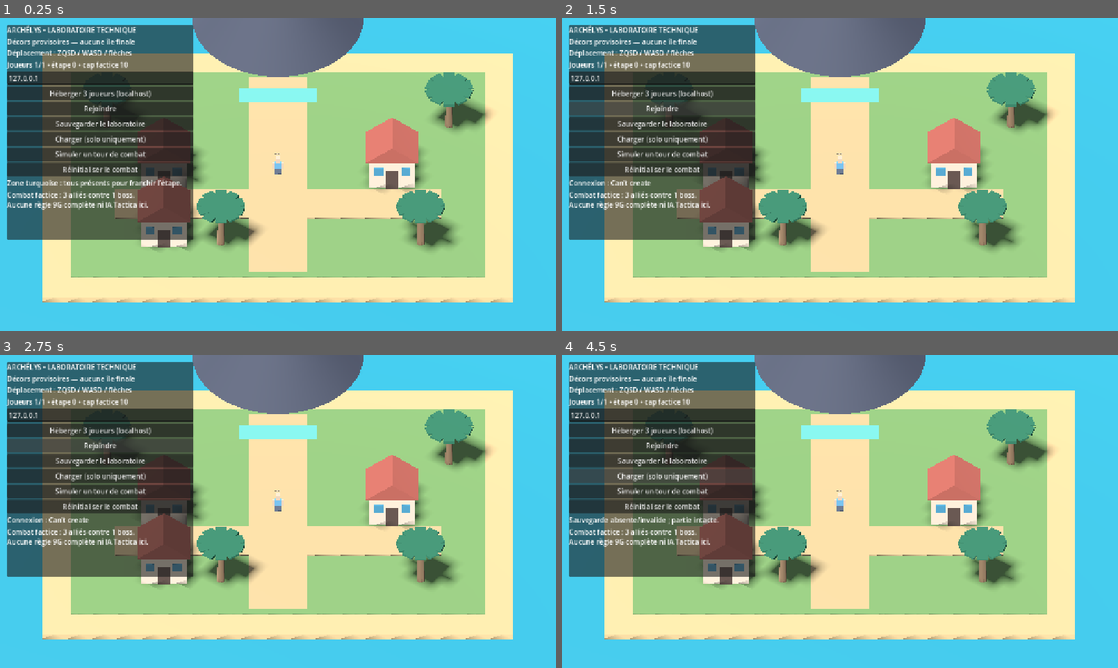
Above: before the commit, frames 1-4 (two rows, left to right).
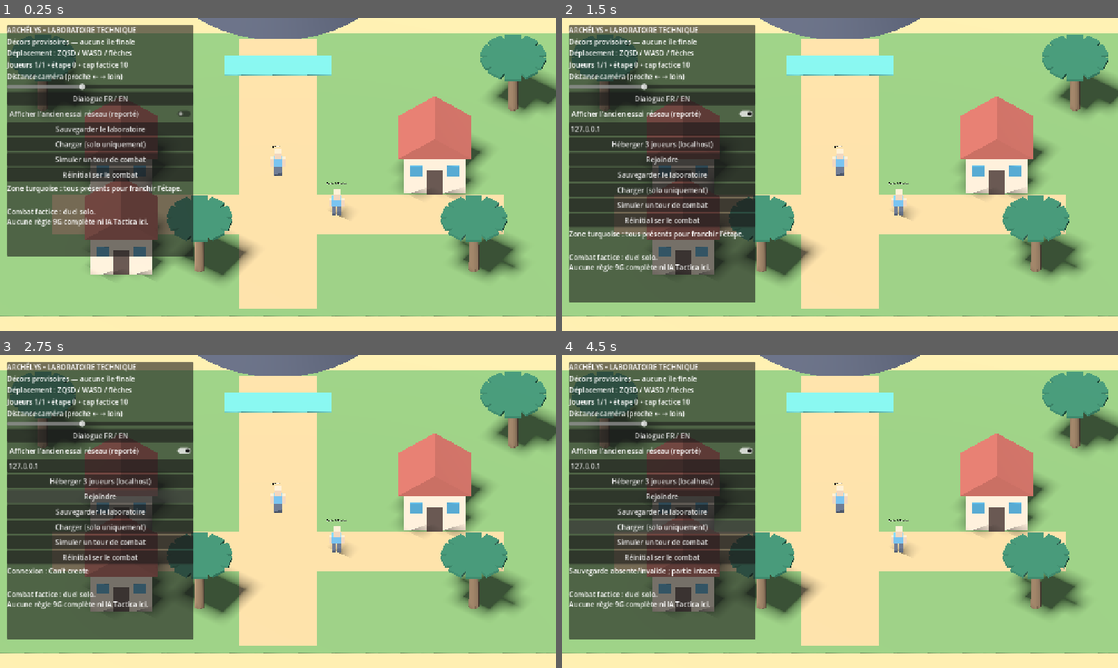
Above: after the commit, the same moments.

Repository: DyHyugal/pokemon-archelys
Game: Godot game, scene res://main.tscn
Same seed, same stepped clock (60 frames per second), same inputs: the game is played once before the commit and once after it.
Inputs (mouse positions are in pixels of both pictures, inside the frame that each line leads up to):
- Up to frame 1 (0.25 s): no input
- Up to frame 2 (1.5 s): click (662, 99) at 0.5 s, where only the run after the commit has a clickable "Dialogue FR / EN"; click (662, 108) at 1.25 s, where only the run before the commit has a clickable "Rejoindre"
- Up to frame 3 (2.75 s): click "Rejoindre" at 2 s
- Up to frame 4 (4.5 s): click "Simuler un tour de combat" at 2.75 s; click "Réinitialiser le combat" at 3.5 s; click "Charger (solo uniquement)" at 4.25 s

The runs differ from the first frame. In frame 1, 71% of the frame differs, in the area x 0-100%, y 0-100%; in frame 2, 72%; in frame 3, 73%; in frame 4, 73%.

Commit message:
Prioritize solo development and add closer camera with manual NPC dialogue

Diff:
--- /dev/null
+++ b/game/data/dialogues/laboratory_guide.json
@@ -0,0 +1,18 @@
+{
+  "fr": {
+    "speaker": "Guide du laboratoire",
+    "lines": [
+      "Bienvenue ! Cette zone sert à tester les systèmes, pas le scénario final d’Archélys.",
+      "Le personnage s’arrête pendant la conversation. Chaque phrase attend une nouvelle pression sur A, E ou Entrée.",
+      "La caméra suit maintenant ton personnage. Tu peux ajuster sa distance dans le panneau de test. Bonne exploration !"
+    ]
+  },
+  "en": {
+    "speaker": "Laboratory guide",
+    "lines": [
+      "Welcome! This area tests game systems, not the final Archélys story.",
+      "Movement pauses during conversations. Each line waits for a new press of A, E or Enter.",
+      "The camera now follows your character. Adjust its distance in the test panel. Enjoy exploring!"
+    ]
+  }
+}
--- /dev/null
+++ b/game/scripts/domain/dialogue.gd
@@ -0,0 +1,34 @@
+class_name DialogueModel
+extends RefCounted
+
+# Presentation-independent manual dialogue; no timers or story decisions.
+var lines: Array[String] = []
+var speaker: String = ""
+var index: int = 0
+var active: bool = false
+
+func begin(record: Dictionary, locale: String) -> bool:
+	var localized: Variant = record.get(locale, record.get("fr", {}))
+	if not localized is Dictionary:
+		return false
+	var content: Variant = localized.get("lines", [])
+	if not content is Array or content.is_empty():
+		return false
+	for line: Variant in content:
+		if not line is String or line.is_empty():
+			return false
+	lines.assign(content)
+	speaker = str(localized.get("speaker", ""))
+	index = 0
+	active = true
+	return true
+
+func current_line() -> String:
+	return lines[index] if active else ""
+
+func advance() -> void:
+	if not active:
+		return
+	index += 1
+	if index >= lines.size():
+		active = false
--- a/game/scripts/world/laboratory.gd
+++ b/game/scripts/world/laboratory.gd
@@ -2,6 +2,17 @@
 
 const World = preload("res://scripts/domain/world_rules.gd")
 const Store = preload("res://scripts/services/save_store.gd")
+const Dialogue = preload("res://scripts/domain/dialogue.gd")
+const GUIDE_POSITION := Vector3(3, 0, 3)
+const CAMERA_OFFSET := Vector3(0, 17, 18)
+var dialogue := Dialogue.new()
+var dialogue_record: Dictionary = {}
+var dialogue_panel: PanelContainer
+var dialogue_text: Label
+var dialogue_speaker: Label
+var interaction_hint: Label
+var locale: String = "fr"
+
 const Battle = preload("res://scripts/domain/battle.gd")
 var avatars: Dictionary = {}
 var camera: Camera3D
@@ -16,6 +27,7 @@
 	_build_world()
 	_build_ui()
 	_start_battle()
+	dialogue_record = JSON.parse_string(FileAccess.get_file_as_string("res://data/dialogues/laboratory_guide.json"))
 	for arg: String in OS.get_cmdline_user_args():
 		if arg.begins_with("--capture="):
 			capture_frame.call_deferred(arg.trim_prefix("--capture="))
@@ -87,11 +99,20 @@
 	_box(Vector3(5.5,0.07,1.4),Vector3(0,0.08,-8.0),Color("74cabc"))
 	camera = Camera3D.new()
 	camera.projection=Camera3D.PROJECTION_ORTHOGONAL
-	camera.size=22.0
-	camera.position=Vector3(0,17,18)
+	camera.size=16.0
+	camera.position=CAMERA_OFFSET
 	add_child(camera)
 	camera.look_at(Vector3.ZERO)
 	camera.current=true
+	var guide: Node3D = load("res://assets/prototypes/mannequin.glb").instantiate()
+	guide.position = GUIDE_POSITION
+	add_child(guide)
+	var label := Label3D.new()
+	label.text = "Guide • PNJ de test"
+	label.position.y = 2.2
+	label.font_size = 28
+	label.pixel_size = 0.004
+	guide.add_child(label)
 
 func _build_ui() -> void:
 	var layer:=CanvasLayer.new();add_child(layer)
@@ -100,15 +121,28 @@
 	var title:=Label.new();title.text="ARCHÉLYS • LABORATOIRE TECHNIQUE";stack.add_child(title)
 	var note:=Label.new();note.text="Décors provisoires — aucune île finale\nDéplacement : ZQSD / WASD / flèches";stack.add_child(note)
 	status=Label.new();stack.add_child(status)
-	address=LineEdit.new();address.text="127.0.0.1";address.placeholder_text="Adresse de l’hôte";stack.add_child(address)
-	_button(stack,"Héberger 3 joueurs (localhost)",func():
+	var camera_label := Label.new();camera_label.text="Distance caméra (proche ← → loin)";stack.add_child(camera_label)
+	var zoom := HSlider.new();zoom.min_value=12;zoom.max_value=22;zoom.step=0.5;zoom.value=camera.size;stack.add_child(zoom)
+	zoom.value_changed.connect(func(value: float):camera.size=value)
+	_button(stack,"Dialogue FR / EN",func():locale="en" if locale=="fr" else "fr")
+	var network_toggle := CheckButton.new();network_toggle.text="Afficher l’ancien essai réseau (reporté)";stack.add_child(network_toggle)
+	var network_tools := VBoxContainer.new();network_tools.visible=false;stack.add_child(network_tools)
+	network_toggle.toggled.connect(func(enabled: bool):network_tools.visible=enabled)
+	address=LineEdit.new();address.text="127.0.0.1";address.placeholder_text="Adresse de l’hôte";network_tools.add_child(address)
+	_button(network_tools,"Héberger 3 joueurs (localhost)",func():
 		message.text="Serveur : %s" % error_string(Session.host(3)))
-	_button(stack,"Rejoindre",func():message.text="Connexion : %s" % error_string(Session.join(address.text)))
+	_button(network_tools,"Rejoindre",func():message.text="Connexion : %s" % error_string(Session.join(address.text)))
 	_button(stack,"Sauvegarder le laboratoire",_save)
 	_button(stack,"Charger (solo uniquement)",_load)
 	_button(stack,"Simuler un tour de combat",_turn)
 	_button(stack,"Réinitialiser le combat",_start_battle)
 	message=Label.new();message.text="Zone turquoise : tous présents pour franchir l’étape.";stack.add_child(message)
+	interaction_hint=Label.new();stack.add_child(interaction_hint)
+	dialogue_panel=PanelContainer.new();dialogue_panel.position=Vector2(460,510);dialogue_panel.custom_minimum_size=Vector2(800,190);dialogue_panel.visible=false;layer.add_child(dialogue_panel)
+	var conversation := VBoxContainer.new();dialogue_panel.add_child(conversation)
+	dialogue_speaker=Label.new();conversation.add_child(dialogue_speaker)
+	dialogue_text=Label.new();dialogue_text.autowrap_mode=TextServer.AUTOWRAP_WORD_SMART;dialogue_text.custom_minimum_size=Vector2(780,90);conversation.add_child(dialogue_text)
+	var next_hint := Label.new();next_hint.text="A / E / Entrée • phrase suivante / next line";conversation.add_child(next_hint)
 	log_box=RichTextLabel.new();log_box.custom_minimum_size=Vector2(430,115);stack.add_child(log_box)
 
 func _button(parent: Node, text: String, action: Callable) -> void:
@@ -130,17 +164,44 @@
 func _start_battle() -> void:
 	battle.begin({
 		"J1":{"side":0,"hp":100,"speed":55,"power":18},
-		"J2":{"side":0,"hp":100,"speed":45,"power":18},
-		"J3":{"side":0,"hp":100,"speed":35,"power":18},
-		"Boss":{"side":1,"hp":240,"speed":40,"power":25}},true)
-	if log_box:log_box.text="Combat factice : 3 alliés contre 1 boss.\nAucune règle 9G complète ni IA Tactica ici."
+		"Boss":{"side":1,"hp":100,"speed":40,"power":25}},false)
+	if log_box:log_box.text="Combat factice : duel solo.\nAucune règle 9G complète ni IA Tactica ici."
 
 func _turn() -> void:
 	var actions:Array=[]
-	for actor:String in ["J1","J2","J3"]:actions.append({"actor":actor,"target":"Boss"})
+	for actor:String in ["J1"]:actions.append({"actor":actor,"target":"Boss"})
 	actions.append({"actor":"Boss","target":"J1"})
 	var events:=battle.resolve(actions)
 	log_box.text="Tour %d\n%s\nPV boss : %d" % [battle.turn_index,"\n".join(events),battle.units.Boss.hp]
+
+func _local_position() -> Vector3:
+	var id := str(multiplayer.get_unique_id())
+	var players: Dictionary = Session.latest.get("players", {})
+	var record: Dictionary = players.get(int(id), players.get(id, {}))
+	var pos: Array = record.get("position", [0,0,0])
+	return Vector3(float(pos[0]), 0, float(pos[2]))
+
+func _input(event: InputEvent) -> void:
+	# Active conversations consume confirmation before any previously focused button.
+	if dialogue.active:
+		_unhandled_key_input(event)
+
+func _unhandled_key_input(event: InputEvent) -> void:
+	if not event is InputEventKey or not event.pressed or event.echo:
+		return
+	if event.keycode not in [KEY_A, KEY_E, KEY_ENTER]:
+		return
+	if dialogue.active:
+		dialogue.advance()
+	elif _local_position().distance_to(GUIDE_POSITION) <= 2.2:
+		dialogue.begin(dialogue_record, locale)
+	else:
+		return
+	Session.submit_axis(Vector2.ZERO)
+	dialogue_panel.visible = dialogue.active
+	dialogue_speaker.text = dialogue.speaker
+	dialogue_text.text = dialogue.current_line()
+	get_viewport().set_input_as_handled()
 
 func _process(_delta: float) -> void:
 	var value: Dictionary=Session.latest
@@ -184,6 +245,10 @@
 	if Input.is_physical_key_pressed(KEY_D) or Input.is_physical_key_pressed(KEY_RIGHT):axis.x+=1
 	if Input.is_physical_key_pressed(KEY_W) or Input.is_physical_key_pressed(KEY_Z) or Input.is_physical_key_pressed(KEY_UP):axis.y-=1
 	if Input.is_physical_key_pressed(KEY_S) or Input.is_physical_key_pressed(KEY_DOWN):axis.y+=1
-	if get_viewport().gui_get_focus_owner() is LineEdit:axis=Vector2.ZERO
+	if dialogue.active or get_viewport().gui_get_focus_owner() is LineEdit:axis=Vector2.ZERO
+	var focus := _local_position()
+	camera.position = focus + CAMERA_OFFSET
+	camera.look_at(focus)
+	interaction_hint.text = ("A / E / Entrée : parler au guide" if locale=="fr" else "A / E / Enter: talk to the guide") if focus.distance_to(GUIDE_POSITION)<=2.2 and not dialogue.active else ""
 	Session.submit_axis(axis)
 	status.text="Joueurs %d/%d • étape %d • cap factice %d" % [players.size(),value.get("participants",1),value.get("progress",0),value.get("level_cap",10)]
--- /dev/null
+++ b/game/tests/dialogue_tests.gd
@@ -0,0 +1,22 @@
+extends SceneTree
+const Dialogue = preload("res://scripts/domain/dialogue.gd")
+var checks: int = 0
+var failures: int = 0
+func check(condition: bool, label: String) -> void:
+	checks += 1
+	if not condition:
+		failures += 1
+		push_error(label)
+func _initialize() -> void:
+	var record: Dictionary = JSON.parse_string(FileAccess.get_file_as_string("res://data/dialogues/laboratory_guide.json"))
+	var model := Dialogue.new()
+	check(model.begin(record,"fr") and model.current_line().begins_with("Bienvenue"), "French resource missing")
+	model.advance()
+	check(model.active and model.index == 1, "A single advance must show exactly the next line")
+	model.advance();model.advance()
+	check(not model.active and model.current_line().is_empty(), "Last advance must close")
+	check(model.begin(record,"en") and model.current_line().begins_with("Welcome"), "English resource missing")
+	check(model.begin(record,"unknown") and model.current_line().begins_with("Bienvenue"), "Unknown locale must fall back to French")
+	check(not model.begin({"fr":{"lines":[42]}},"fr") and model.current_line().begins_with("Bienvenue"), "Invalid record must preserve active dialogue")
+	print("DIALOGUE TESTS: %d checks, %d failures" % [checks,failures])
+	quit(1 if failures else 0)
--- a/game/tests/scene_smoke.gd
+++ b/game/tests/scene_smoke.gd
@@ -10,13 +10,43 @@
 	if world.avatars.size()!=1:
 		push_error("Scene failed to instantiate avatar");quit(1);return
 	var input:=InputEventKey.new();input.physical_keycode=KEY_D;input.pressed=true
-	Input.parse_input_event(input)
+	Input.parse_input_event(input.duplicate())
 	for step:int in range(20):await physics_frame
-	input.pressed=false;Input.parse_input_event(input)
+	input.pressed=false;Input.parse_input_event(input.duplicate())
 	if float(session.campaign.players[1].position[0]) <= 0.2:
 		push_error("Movement input did not reach authoritative simulation");quit(1);return
+	if world.camera.size != 16.0 or world.camera.position.distance_to(world._local_position()+world.CAMERA_OFFSET)>0.01:
+		push_error("Closer camera did not follow the player");quit(1);return
+	var distant:=InputEventKey.new();distant.keycode=KEY_E;distant.pressed=true
+	root.push_input(distant,true)
+	if world.dialogue.active:
+		push_error("NPC opened dialogue outside interaction range");quit(1);return
+	session.campaign.players[1].position=[3.0,0.0,2.0]
+	for step:int in range(3):await physics_frame
+	var interact:=InputEventKey.new();interact.keycode=KEY_E;interact.physical_keycode=KEY_E;interact.pressed=true
+	root.push_input(interact.duplicate(),true)
+	await process_frame
+	interact.pressed=false;root.push_input(interact.duplicate(),true)
+	if not world.dialogue.active or not world.dialogue_panel.visible:
+		push_error("Nearby NPC did not open dialogue from input");quit(1);return
+	var held: InputEventKey=interact.duplicate();held.pressed=true;held.echo=true
+	root.push_input(held,true)
+	if world.dialogue.index!=0:
+		push_error("Held key skipped a dialogue line");quit(1);return
+	var stopped: Array=session.campaign.players[1].position.duplicate()
+	input.pressed=true;Input.parse_input_event(input.duplicate())
+	for step:int in range(20):await physics_frame
+	input.pressed=false;Input.parse_input_event(input.duplicate())
+	if session.campaign.players[1].position != stopped or world.dialogue.index!=0:
+		push_error("Dialogue allowed movement or advanced without a new interaction");quit(1);return
+	for line:int in range(3):
+		interact.pressed=true;root.push_input(interact.duplicate(),true)
+		await process_frame
+		interact.pressed=false;root.push_input(interact.duplicate(),true)
+	if world.dialogue.active or world.dialogue_panel.visible:
+		push_error("Manual dialogue did not close");quit(1);return
 	world._turn()
-	if world.battle.units.Boss.hp >= 240:
+	if world.battle.units.Boss.hp >= 100:
 		push_error("Battle UI did not resolve turn");quit(1);return
 	world._save()
 	if world.message.text != "Sauvegarde : OK":
@@ -24,5 +54,5 @@
 	world._load()
 	if world.message.text != "Chargée":
 		push_error("Load button did not restore");quit(1);return
-	print("SCENE SMOKE: avatar, input, authoritative movement, battle UI, save/load exercised")
+	print("SCENE SMOKE: avatar, input, authoritative movement, closer following camera, NPC/manual dialogue/movement lock, solo battle UI, save/load exercised")
 	quit(0)
Not shown, changed: game/export_presets.cfg
Not shown, added: game/scripts/domain/dialogue.gd.uid
Not shown, added: game/tests/dialogue_tests.gd.uid
Not shown, changed: AGENTS.md
Not shown, changed: docs/FEATURE_STATUS.md
Not shown, changed: docs/README.md
Not shown, changed: docs/ROADMAP.md
Not shown, changed: docs/development/ARCHITECTURE.md
Not shown, changed: docs/development/PLAN_DEVELOPPEMENT.md
Not shown, added: docs/development/SUITE_SOLO_2026-10-11.md
Not shown, changed: docs/development/TESTER_LABORATOIRE.md
Not shown, added: docs/development/validation/laboratoire-solo.png
(and 8 more such lines)
